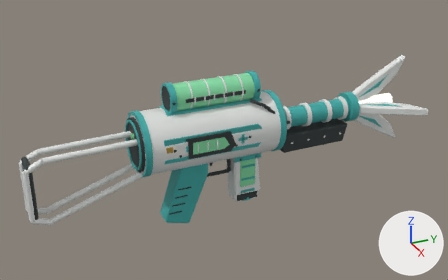
The glTF model design/weapon-models-20261111/out/medic/medic_4.glb: old version first, new version second.
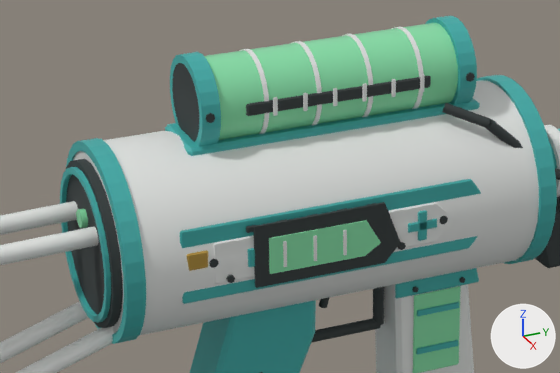
Each version appears first whole from a 50 mm camera at (1.051, -0.411, 0.546) aimed at (-0.011, 0.067, 0.015), and next in a close-up on the part from 24% to 64% of the width and 23% to 67% of the height. The axes (+X, +Y, +Z) are drawn at lower right. The lights are the same throughout. The last two pictures show the newer version. Vertices at exactly the same position are counted once.

In view in the first close-up: 'Weapon_medic_v1'.
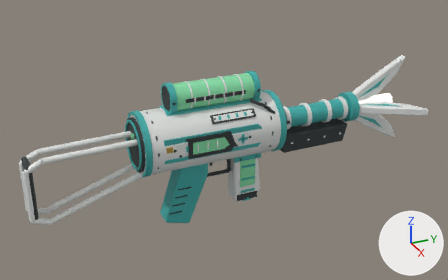
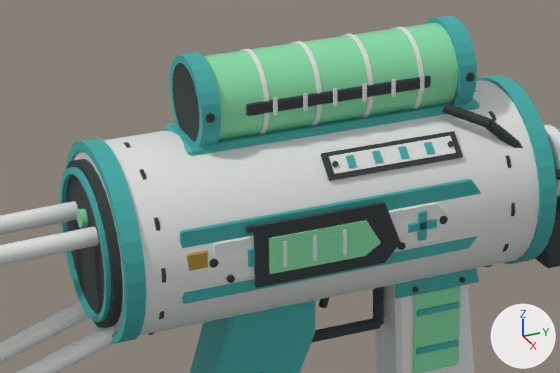
Changed parts and their boxes [x1, y1, x2, y2] in the close-ups (560 x 373 px; the box of a moved part takes in the faces that stretch with it):
part 1 of me_cone, moved or reshaped
    before: [544, 125, 560, 197]
    after: [321, 91, 560, 267]
part 2 of me_cone, added
    after: [112, 138, 166, 335]

What changed in the scene script:
```text
Change me_cone:
    used by ob_weapon_medic_v1; location = (0.0, 0.0, 0.0)
    remove me_cone.from_pydata(...)  # 4290 vertices, 7988 faces; spans x -0.099..0.099, y -0.336..0.499, z -0.144..0.158
    add me_cone.from_pydata(...)  # 4402 vertices, 8148 faces; spans x -0.099..0.099, y -0.336..0.499, z -0.144..0.158
    me_cone part 1: 256 vertices removed from x -0.024..0.024, y 0.195..0.345, z 0.021..0.069; 272 vertices added at x -0.063..0.063, y 0.016..0.345, z -0.018..0.108
    me_cone part 2: 48 vertices added at x -0.063..0.063, y -0.098..-0.096, z -0.018..0.108
    other edits to the shape of me_cone do not show in these pictures
```
